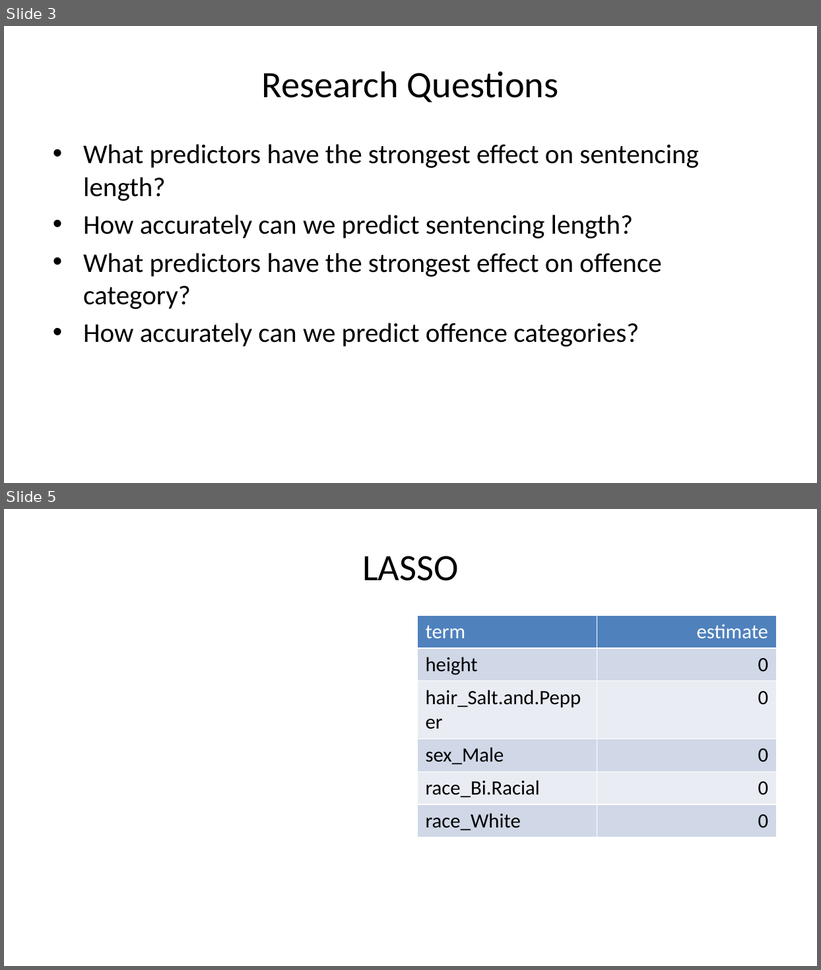
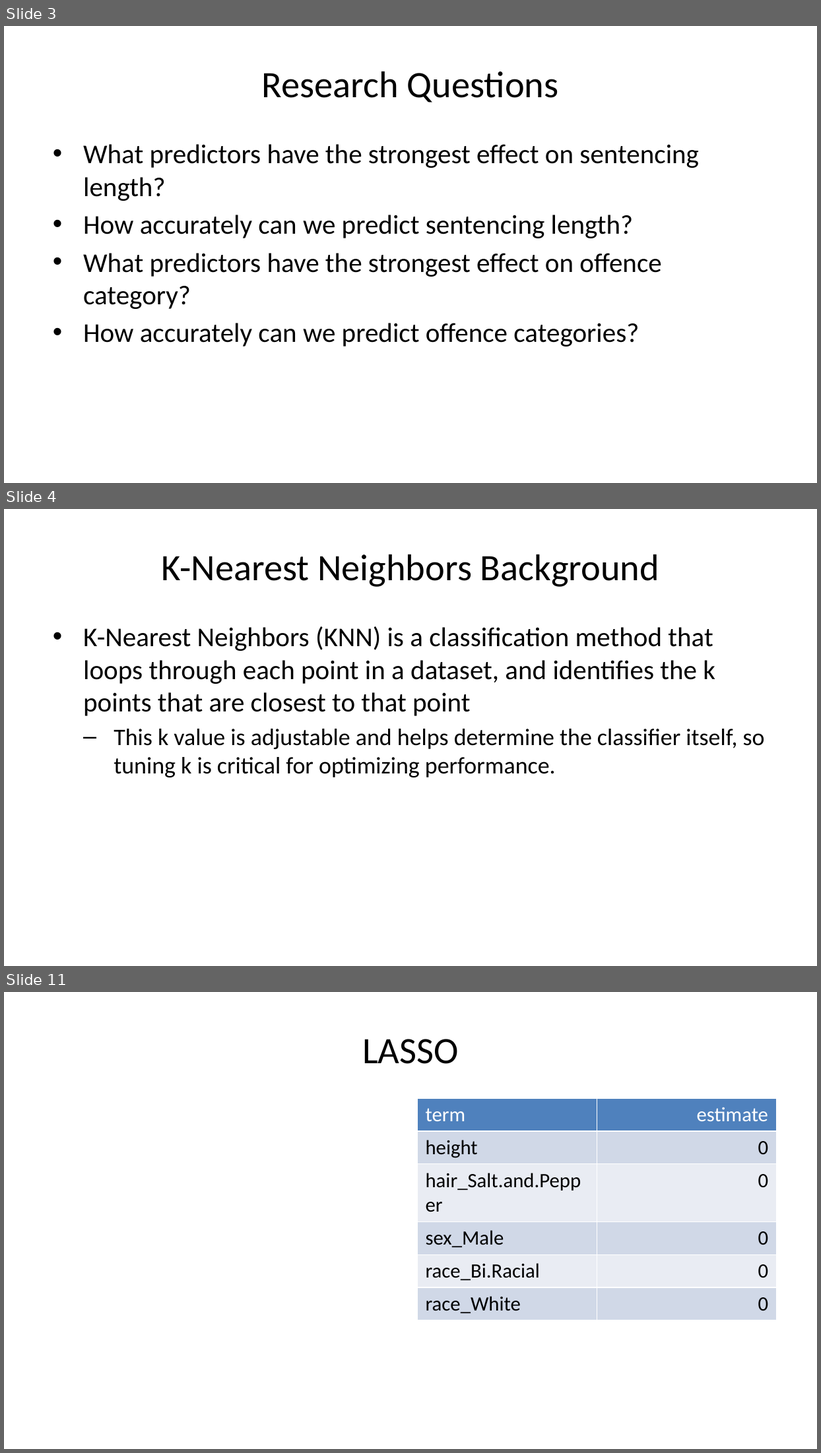
Before and after one commit to dsci445-csu/project-5, a slide deck: Presentation/Presentation.pptx. Shown one above the other, each under a label of ours: slides 3 and 5 before the commit, slides 3, 4 and 11 after it; the slides between them are not shown. The pictures are 821x970 and 821x1453 pixels, drawn with LibreOffice and Linux fonts; fonts in the diff are those of the drawing. Boxes give left, top, right and bottom in pixels: in the first picture for what was removed or moved away, otherwise in the second. Text is boxed around its words. In the diff, an @@ line names an element or a change of style, - is before the commit and + after.

```diff
--- a/Presentation/Presentation.pptx
+++ b/Presentation/Presentation.pptx
@@ slide 4 added at (4,509,817,966), background #FFFFFF @@
@@ title added at (161,554,659,587), 33 pt, text #000000 @@
+K-Nearest Neighbors Background
@@ text added at (83,626,765,778), 24 pt, text #000000 @@
+• K-Nearest Neighbors (KNN) is a classification method that loops through each point in a dataset, and identifies the k points that are closest to that point
+  – This k value is adjustable and helps determine the classifier itself, so tuning k is critical for optimizing performance.
@@ what was slide 5 is now slide 11 @@
```
Also in this commit, not shown: 6 other slides added, 1 slide removed, 3 other files.
